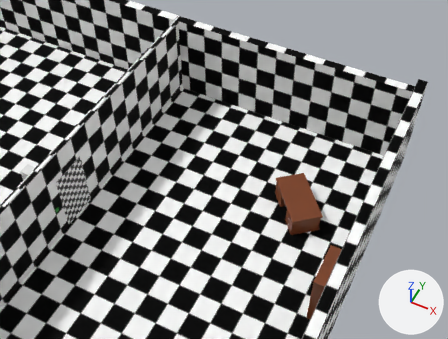
What one commit did to the Blender file games/silvershottools/environment_testbed/modeling/testbed_map_a.blend.
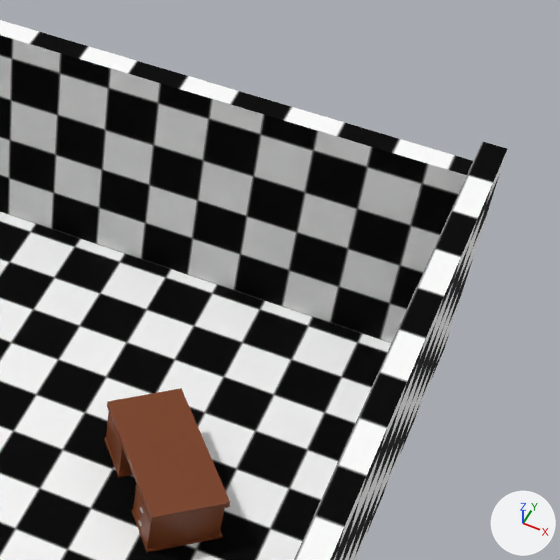
There are two pictures of each version: one whole from a 50 mm camera at (30.46, -13.77, 24.44) aimed at (20.5, 6.15, -0.46), one close up on the part from 52% to 100% of the width and 7% to 70% of the height. The axes (+X, +Y, +Z) are drawn at lower right. The lights are the same throughout. The first two pictures are the older version.

Script lines for the objects in view, before the commit:
```python
me_cube_007 = bpy.data.meshes.new('Cube.007')
me_cube_007.from_pydata(...)  # 128 vertices, 126 faces; spans x -0.73..0.73, y -1.4..1.4, z -1.04..0.07
me_cube_007.materials.append(mat_material_007)  # picture img_knife_texture_png_001
me_plane = bpy.data.meshes.new('Plane')
me_plane.from_pydata(...)  # 105 vertices, 97 faces; spans x -18.4..14.4, y -10.9..10.9, z 0.0..5.3
me_plane.materials.append(mat_material_001)  # picture img_checkerboard_png
ob_desk = bpy.data.objects.new('desk', me_cube_007)
ob_desk.location = (25.16, 4.88, 1.12)
ob_desk.rotation_euler = (0.0, 0.0, 0.694)  # degrees (0, 0, 40)
ob_map_static = bpy.data.objects.new('map_static', me_plane)
ob_map_static.location = (10.5, 0.0, 0.0)
ob_map_static.rotation_euler = (0.0, 0.0, 3.142)  # degrees (0, 0, 180)
```
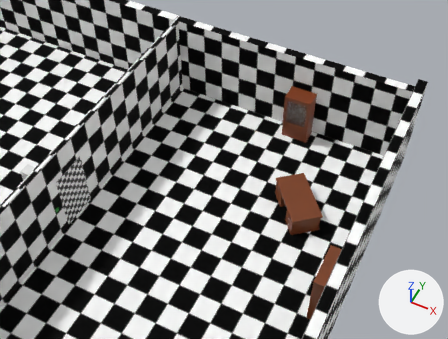
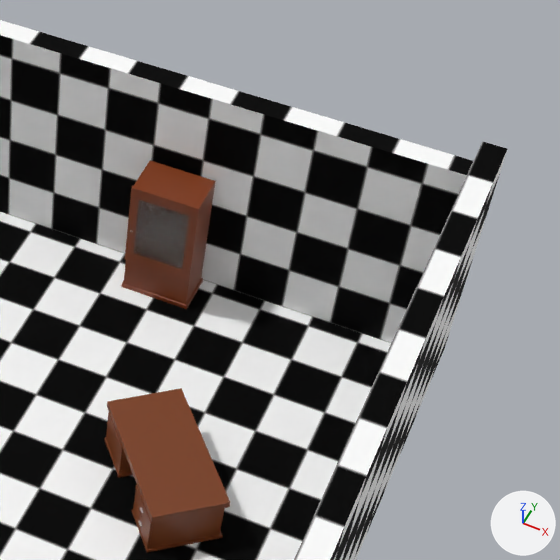
Where the change shows, as pixel boxes (x1, y1, x2, y2) in the close-ups (560 x 560 px):
'armoire', added (brown)
    after: (121, 161, 215, 309)
'armoire_door_glass', added
    after: (134, 200, 189, 269)
'armoire_door', added (brown)
    after: (125, 186, 200, 281)

The edits, one by one:
Picture 'color_pallette.png' (img_color_pallette_png) is new.
Material 'Material.006' (mat_material_006) is new.
Its base color is (0.8, 0.8, 0.8) (white #e7e7e7).
Its roughness is 0.2.
Its ior is 1.45.
Its transmission weight is 0.95.
Material 'Material.004' (mat_material_004) is new.
Its texture is img_color_pallette_png.
Mesh me_cube_030 is new.
It is a box spanning x -1.0..1.0, y -1.0..1.0, z -1.0..1.0.
It uses material mat_material_006 (white #e7e7e7).
Mesh me_cube_027 is new.
It has 39 vertices, 34 faces and spans x -2.0..0.0, y -2.0..0.0, z 0.0..2.0.
It uses material mat_material_004 (picture img_color_pallette_png).
Mesh me_cube_026 is new.
It has 28 vertices, 26 faces and spans x -1.05..1.05, y -0.44..0.48, z -1.07..1.74.
It uses material mat_material_004 (picture img_color_pallette_png).
Object 'armoire_door_glass' (ob_armoire_door_glass) is new; it shows me_cube_030.
Its parent is ob_armoire_door.
Its matrix parent inverse is Matrix(((1.407, 0.0, 0.0, -33.53), (0.0, 29.18, 0.0, -247.8), (0.0, 0.0, 1.021, -0.965), (0.0, 0.0, 0.0, 1.0))).
Its location is (23.11, 8.46, 1.909).
Its rotation in degrees is (0, -180, 0).
Its scale is (-0.601, -0.0262, -0.837).
Object 'armoire_door' (ob_armoire_door) is new; it shows me_cube_027.
Its parent is ob_armoire.
Its matrix parent inverse is Matrix(((1.429, 0.0, 0.0, -33.03), (0.0, 1.0, 0.0, -9.897), (0.0, 0.0, 1.0, -1.155), (0.0, 0.0, 0.0, 1.0))).
Its location is (23.83, 9.49, 0.945).
Its scale is (0.711, 0.0343, 0.979).
Object 'armoire' (ob_armoire) is new; it shows me_cube_026.
Its location is (23.11, 9.9, 1.16).
Its scale is (0.7, 1.0, 1.0).
